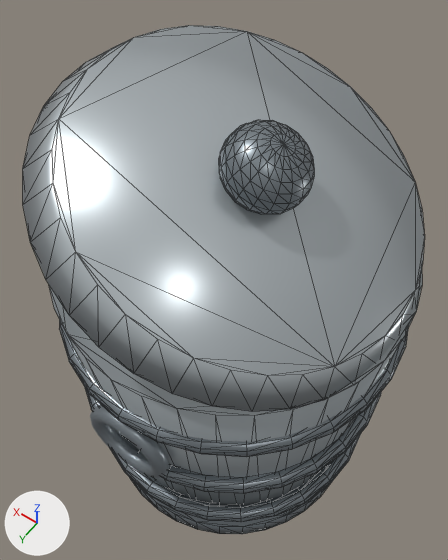
The glTF model public/assets/props/garbage-can.glb as it was, and as the next commit left it.
Camera for both pictures: a 50 mm camera at (-0.672, 0.996, 2.475) aimed at (0.067, -0.04, 0.848). The lights are fixed; the arrows at lower left show +X, +Y and +Z. The first picture is the older version. Mesh edges are drawn as thin lines on the coarser meshes. Where no turn or scale is listed for an object, it has been applied to the vertices.

Objects in the first picture: 'CAN · base ring', 'CAN · far handle', 'CAN · lid', 'CAN · lid knob', 'CAN · rib 1', 'CAN · rib 2', 'CAN · rib 3', 'CAN · tin body'.
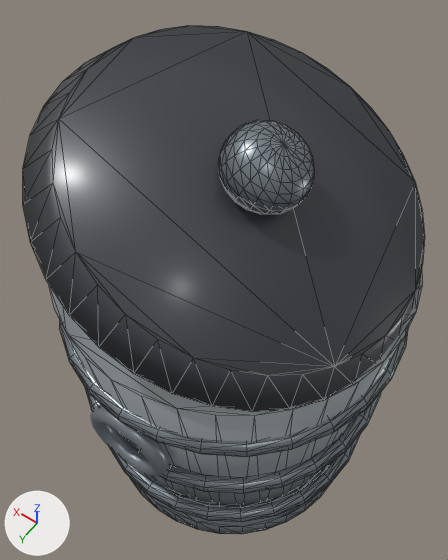
What differs and where, as boxes [x1, y1, x2, y2] in the pictures (448 x 560 px):
'CAN · lid', recoloured (light grey to dark grey): [23, 25, 425, 412] in both

Patch to the scene script:
```diff
--- a/public/assets/props/garbage-can.glb.py
+++ b/public/assets/props/garbage-can.glb.py
@@ mat_dumpster___charcoal_lid @@
+mat_dumpster___charcoal_lid = principled_material('DUMPSTER · charcoal lid')
+mat_dumpster___charcoal_lid.base_color = (0.0437, 0.0482, 0.0578)  # dark grey #3b3e44
+mat_dumpster___charcoal_lid.metallic = 0.2
+mat_dumpster___charcoal_lid.roughness = 0.45
+mat_dumpster___charcoal_lid.coat_weight = 0.3
+mat_dumpster___charcoal_lid.coat_roughness = 0.22
@@ me_can___lid___mesh @@
 me_can___lid___mesh.from_pydata(...)  # 72 vertices, 140 faces; spans x -0.491..0.532, y -0.56..0.56, z -0.273..0.249
-me_can___lid___mesh.materials.append(mat_can___lid_tin)  # light grey #bcc4c8
+me_can___lid___mesh.materials.append(mat_dumpster___charcoal_lid)  # dark grey #3b3e44
```
